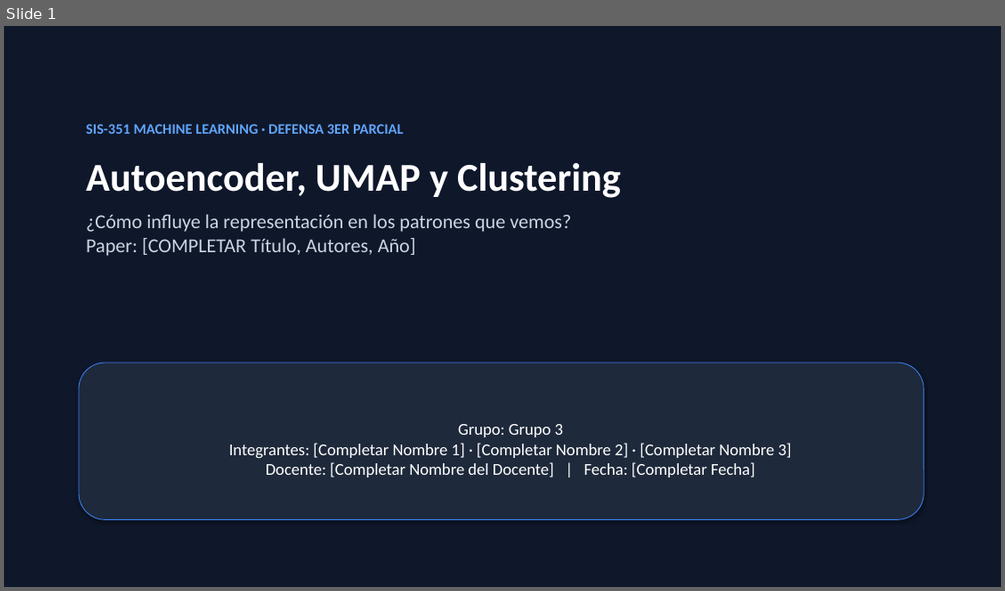
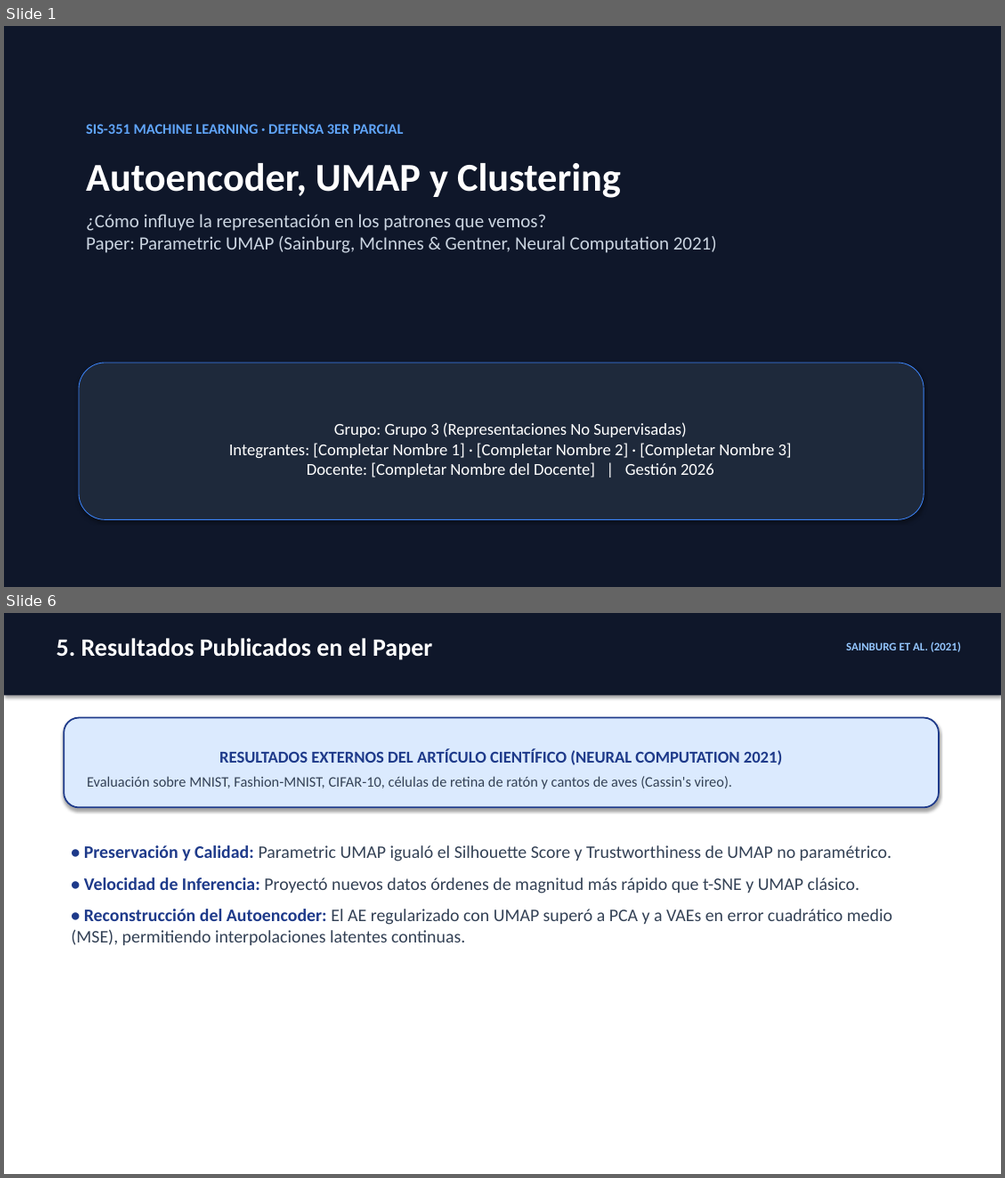
Before and after one commit to SeverichAxl/Autoencoder_UMAP_Clustering, a slide deck: entregables/Presentacion_Grupo3_Autoencoder_UMAP.pptx. Shown one above the other, each under a label of ours: slide 1 before the commit, slides 1 and 6 after it; the slides between them are not shown. The pictures are 1005x591 and 1005x1178 pixels, drawn with LibreOffice and Linux fonts; fonts in the diff are those of the drawing. Boxes give left, top, right and bottom in pixels: in the first picture for what was removed or moved away, otherwise in the second. Text is boxed around its words. In the diff, an @@ line names an element or a change of style, - is before the commit and + after.

Commit message:
feat: completar datos oficiales del paper Parametric UMAP (Sainburg et al., 2021) en informe, diapositivas y preguntas

```diff
--- a/entregables/Presentacion_Grupo3_Autoencoder_UMAP.pptx
+++ b/entregables/Presentacion_Grupo3_Autoencoder_UMAP.pptx
@@ slide 6 added at <box>4,613,1001,1174</box>, background #FFFFFF @@
@@ rectangle added at <box>4,613,1001,695</box>, fill #0F172A @@
@@ text added at <box>57,638,432,660</box>, 24 pt, text #FFFFFF, bold @@
+5. Resultados Publicados en el Paper
@@ text added at <box>846,641,961,652</box>, 11 pt, text #93C5FD, bold @@
+SAINBURG ET AL. (2021)
@@ rounded rectangle added at <box>64,718,938,807</box>, fill #DBEAFE, outline #1E3A8A 1.5 pt, 14 pt, text #334155 @@
+RESULTADOS EXTERNOS DEL ARTÍCULO CIENTÍFICO (NEURAL COMPUTATION 2021)
+Evaluación sobre MNIST, Fashion-MNIST, CIFAR-10, células de retina de ratón y cantos de aves (Cassin's vireo).
@@ text added at <box>71,845,892,945</box>, 17 pt, text #334155 @@
+• Preservación y Calidad: Parametric UMAP igualó el Silhouette Score y Trustworthiness de UMAP no paramétrico.
+• Velocidad de Inferencia: Proyectó nuevos datos órdenes de magnitud más rápido que t-SNE y UMAP clásico.
+• Reconstrucción del Autoencoder: El AE regularizado con UMAP superó a PCA y a VAEs en error cuadrático medio (MSE), permitiendo interpolaciones latentes continuas.
@@ slide 1 changed as well @@
@@ text at <box>86,214,717,253</box>: text changed; size 19 to 18 pt @@
-¿Cómo influye la representación en los patrones que vemos?
-Paper: [COMPLETAR Título, Autores, Año]
+¿Cómo influye la representación en los patrones que vemos?
+Paper: Parametric UMAP (Sainburg, McInnes & Gentner, Neural Computation 2021)
@@ text in rounded rectangle at <box>229,422,792,477</box>: text changed @@
-Grupo: Grupo 3
-Integrantes: [Completar Nombre 1] · [Completar Nombre 2] · [Completar Nombre 3]
-Docente: [Completar Nombre del Docente] | Fecha: [Completar Fecha]
+Grupo: Grupo 3 (Representaciones No Supervisadas)
+Integrantes: [Completar Nombre 1] · [Completar Nombre 2] · [Completar Nombre 3]
+Docente: [Completar Nombre del Docente] | Gestión 2026
```
Also in this commit, not shown: 9 other slides changed, 1 slide removed, 8 other files.
